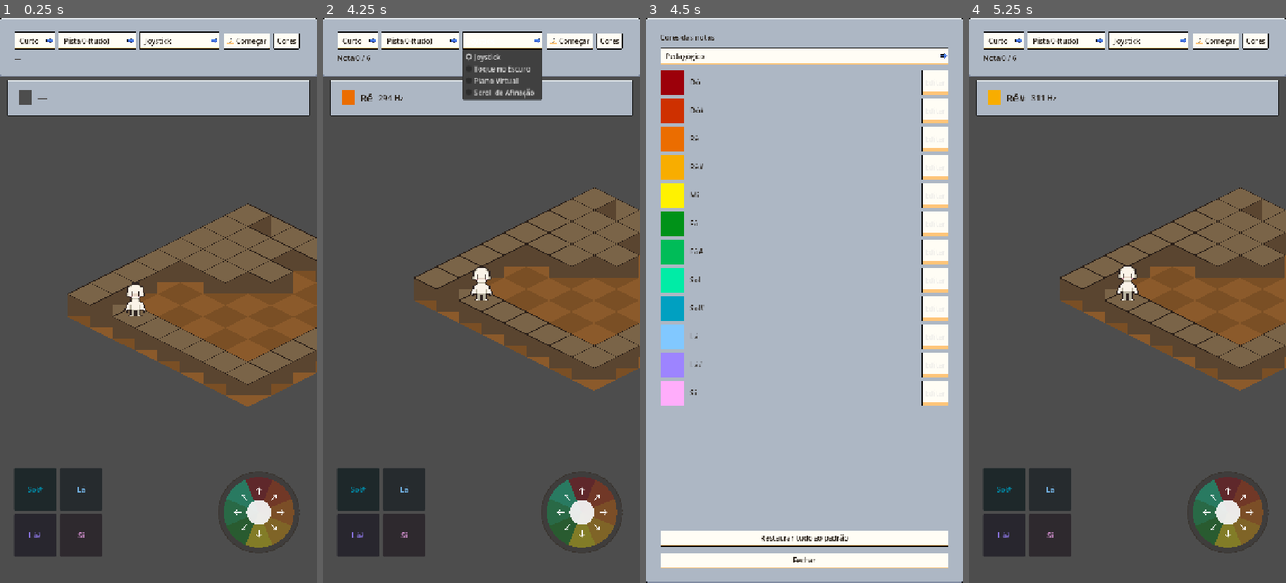
Above: before the commit, frames 1-4 (left to right).
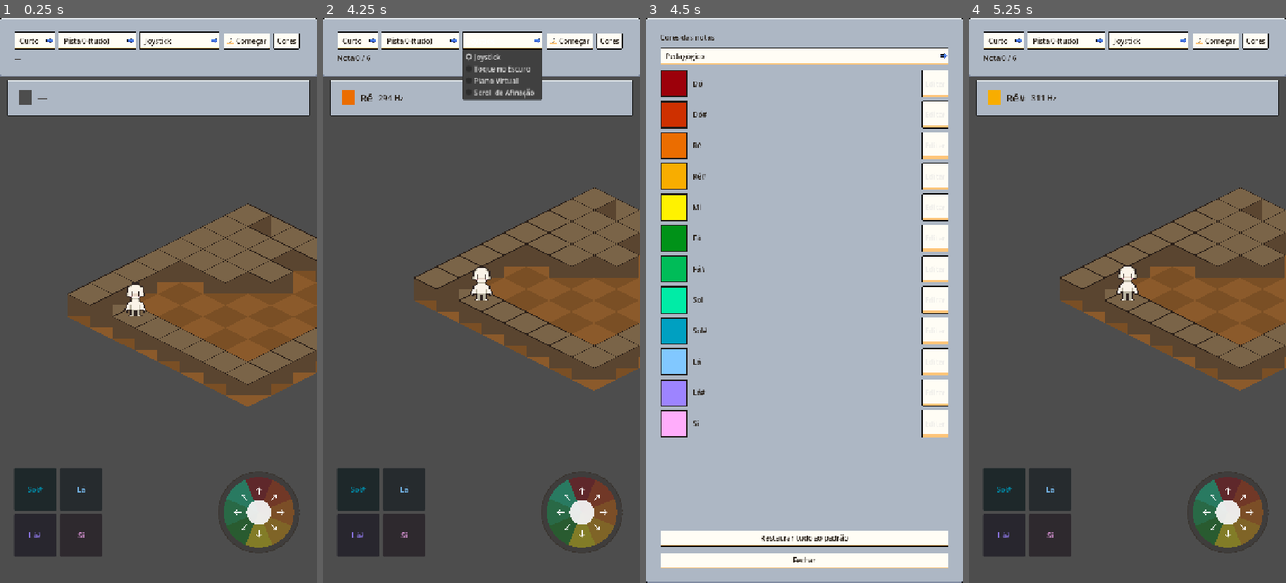
Above: after the commit, the same moments.

Repository: JDaniloC/BlindTuner
Game: Godot game, scene res://scenes/Playground.tscn
The game is run twice, just before and just after one commit, with the same random seed, the same clock (stepped at 60 frames per second) and the same inputs.
Inputs:
- Up to frame 1 (0.25 s): no input
- Up to frame 2 (4.25 s): click "Começar" at 0.5 s; click "Começar" at 1.25 s; click "Curto" at 2 s; click "Pista 0 (tudo)" at 2.75 s; click "Joystick" at 3.5 s
- Up to frame 3 (4.5 s): click "Cores" at 4.25 s
- Up to frame 4 (5.25 s): click "Fechar" at 5 s

Frames 1-2 are identical in both runs. In frame 3, 6.6% of the frame differs, in the area x 4-96%, y 9-75%; in frame 4, nothing differs.

Commit message:
fix(godot): moldura no swatch e rede de layout da tela de cores
As cores claras da paleta (Si do Pedagógico #FFADFB, Lá# do Alto Contraste
#A5EEFE) ficam com ~1.6:1 contra fundo claro: sem moldura, a borda do
quadrado sumia e o jogador não via onde a cor começa. Moldura escura de 3px
resolve pra qualquer cor.

Testes novos medem a tela dentro de um SubViewport de 720x1280 (a janela
raiz em headless é maior e daria folga falsa) e provam que o caminho
$UI do Playground existe e não abre duas telas.

Co-Authored-By: Claude Sonnet 5 <noreply@anthropic.com>

Diff:
--- a/godot/scripts/ColorSchemeScreen.gd
+++ b/godot/scripts/ColorSchemeScreen.gd
@@ -12,6 +12,8 @@
 const ModalScript := preload("res://scripts/NoteColorModal.gd")
 
 const SWATCH_MIN := Vector2(56, 56)  # acima do mínimo de 44pt recomendado
+const SWATCH_BORDER := Color(0.12, 0.10, 0.09)
+const SWATCH_BORDER_PX := 3
 const CUSTOM_LABEL := "Personalizado"
 
 class Row:
@@ -93,9 +95,21 @@
 		var line := HBoxContainer.new()
 		line.add_theme_constant_override("separation", 12)
 
+		# Moldura escura em volta do swatch: sem ela, as cores claras da paleta
+		# (o Si do Pedagógico é #FFADFB, o Lá# do Alto Contraste é #A5EEFE)
+		# ficam com ~1.6:1 contra um fundo claro e a borda do quadrado somem --
+		# o jogador não consegue nem ver onde a cor começa e termina.
+		var moldura := PanelContainer.new()
+		var borda := StyleBoxFlat.new()
+		borda.bg_color = SWATCH_BORDER
+		for lado in ["content_margin_left", "content_margin_top", "content_margin_right", "content_margin_bottom"]:
+			borda.set(lado, SWATCH_BORDER_PX)
+		moldura.add_theme_stylebox_override("panel", borda)
+		line.add_child(moldura)
+
 		row.swatch = ColorRect.new()
 		row.swatch.custom_minimum_size = SWATCH_MIN
-		line.add_child(row.swatch)
+		moldura.add_child(row.swatch)
 
 		row.label = Label.new()
 		row.label.text = NoteMapping.label_for(keys[i])
--- a/godot/tests/test_color_scheme_screen.gd
+++ b/godot/tests/test_color_scheme_screen.gd
@@ -64,3 +64,63 @@
 	watch_signals(s)
 	s._on_close_pressed()
 	assert_signal_emitted(s, "closed")
+
+# --- Layout na tela de projeto (720x1280) -------------------------------------
+# Mesma rede de segurança de test_playground_input_layout.gd: a janela raiz em
+# headless não tem o tamanho de projeto, então medir contra ela daria folga
+# demais e deixaria passar transbordo. Foi assim que dois Critical do Plano A
+# escaparam da suíte.
+
+const PlaygroundScene := preload("res://scenes/Playground.tscn")
+
+var _screen_vp: SubViewport
+
+func _design_size() -> Vector2i:
+	var w: int = ProjectSettings.get_setting("display/window/size/viewport_width")
+	var h: int = ProjectSettings.get_setting("display/window/size/viewport_height")
+	return Vector2i(w, h)
+
+func test_color_screen_fits_the_design_screen():
+	_screen_vp = SubViewport.new()
+	_screen_vp.size = _design_size()
+	add_child_autofree(_screen_vp)
+	var s = ScreenScene.instantiate()
+	_screen_vp.add_child(s)
+	await wait_frames(2)
+	var visivel := _screen_vp.get_visible_rect()
+	assert_true(visivel.encloses(s.get_global_rect()),
+		"a tela de cores não cabe em %s: %s" % [visivel, s.get_global_rect()])
+
+func test_opening_from_playground_adds_exactly_one_screen():
+	# O handler do Playground usa $UI; só um teste que instancia a cena de jogo
+	# de verdade prova que esse caminho existe.
+	_screen_vp = SubViewport.new()
+	_screen_vp.size = _design_size()
+	add_child_autofree(_screen_vp)
+	var p = PlaygroundScene.instantiate()
+	_screen_vp.add_child(p)
+	await wait_frames(2)
+	p._on_color_settings_requested()
+	p._on_color_settings_requested()  # segunda vez não pode abrir outra
+	await wait_frames(2)
+	var abertas := 0
+	for child in p.get_node("UI").get_children():
+		if child.get_script() != null and child.get_script().resource_path.ends_with("ColorSchemeScreen.gd"):
+			abertas += 1
+	assert_eq(abertas, 1, "deveria haver exatamente uma tela de cores aberta")
+
+func test_action_buttons_stay_on_screen_with_all_twelve_rows():
+	# A lista de 12 linhas fica num ScrollContainer justamente pra não empurrar
+	# "Restaurar" e "Fechar" pra fora em 1280px de altura. Se alguém trocar o
+	# ScrollContainer por um VBox solto, é aqui que quebra.
+	_screen_vp = SubViewport.new()
+	_screen_vp.size = _design_size()
+	add_child_autofree(_screen_vp)
+	var s = ScreenScene.instantiate()
+	_screen_vp.add_child(s)
+	await wait_frames(2)
+	var visivel := _screen_vp.get_visible_rect()
+	assert_true(visivel.encloses(s._reset_btn.get_global_rect()),
+		"botão de restaurar fora da tela: %s" % s._reset_btn.get_global_rect())
+	assert_true(visivel.encloses(s._close_btn.get_global_rect()),
+		"botão de fechar fora da tela: %s" % s._close_btn.get_global_rect())
